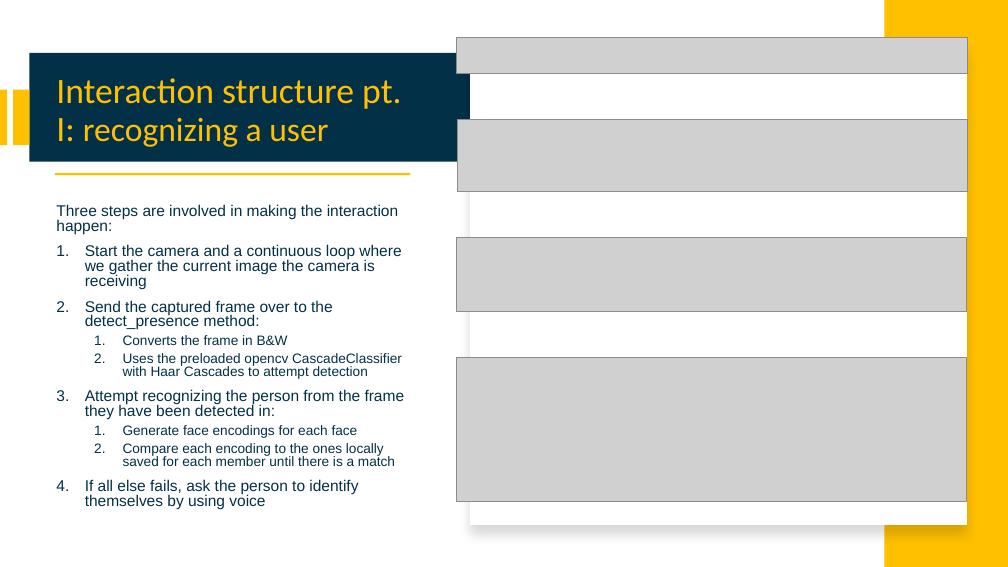
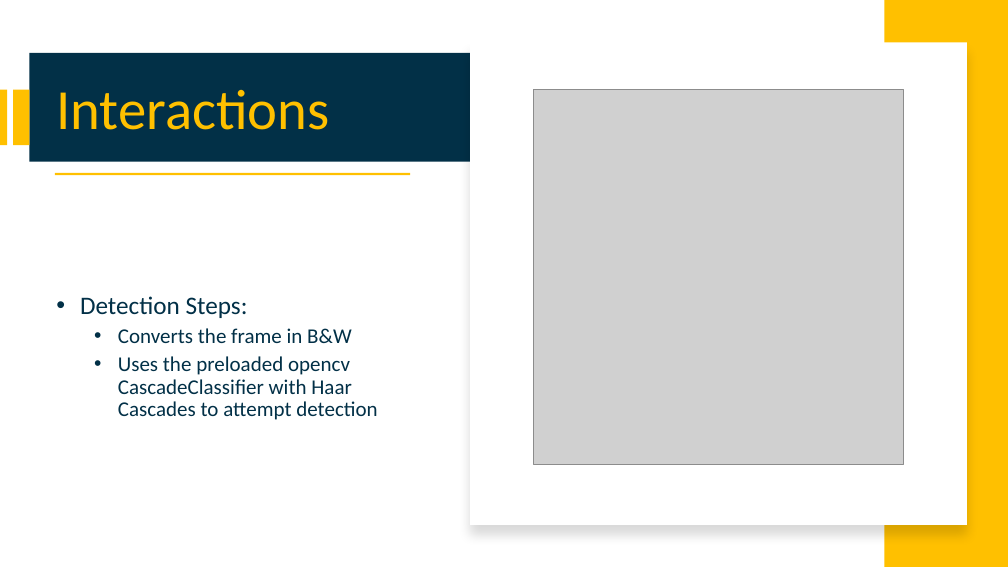
Before and after one commit to attennig/MultimodalMultiuserHomeAssistant, a slide deck: slide 8 of Multimodal personalized multiuser Home Assistant.pptx (slide 14 before the commit). Drawn at 1008x567 pixels with LibreOffice and Linux fonts; fonts in the diff are those of the drawing; grey boxes stand for pictures. Boxes give left, top, right and bottom in pixels: in the first picture for what was removed or moved away, otherwise in the second. Text is boxed around its words. In the diff, an @@ line names an element or a change of style, - is before the commit and + after.

```diff
--- a/Multimodal personalized multiuser Home Assistant.pptx
+++ b/Multimodal personalized multiuser Home Assistant.pptx
@@ picture removed at (457, 38, 967, 74) @@
@@ picture added at (534, 89, 904, 464) @@
@@ title at (56, 90, 329, 130): text changed; size 34 to 54 pt @@
-Interaction structure pt. I: recognizing a user
+Interactions
@@ picture removed at (457, 119, 968, 191) @@
@@ picture removed at (457, 238, 967, 312) @@
@@ text at (80, 296, 248, 318): text changed; size 14.8 to 24 pt; font Arial to Calibri @@
-Three steps are involved in making the interaction happen:
-1. Start the camera and a continuous loop where we gather the current image the camera is receiving
-2. Send the captured frame over to the detect_presence method:
+• Detection Steps:
@@ text at (118, 328, 377, 420): size 12.9 to 20 pt, font Arial to Calibri in "Converts the frame in B&W", "Uses the preloaded opencv CascadeClassifier with Haar ..."; bullet 1. to •; line spacing 0.8 to 0.9 @@
@@ picture removed at (457, 357, 967, 501) @@
@@ text at (85, 389, 405, 510): paragraphs removed @@
-3. Attempt recognizing the person from the frame they have been detected in:
-  1. Generate face encodings for each face
-  2. Compare each encoding to the ones locally saved for each member until there is a match
-4. If all else fails, ask the person to identify themselves by using voice
```
Also in this commit, not shown: 12 other slides changed, 4 slides added, 6 slides removed, 1 other file.
